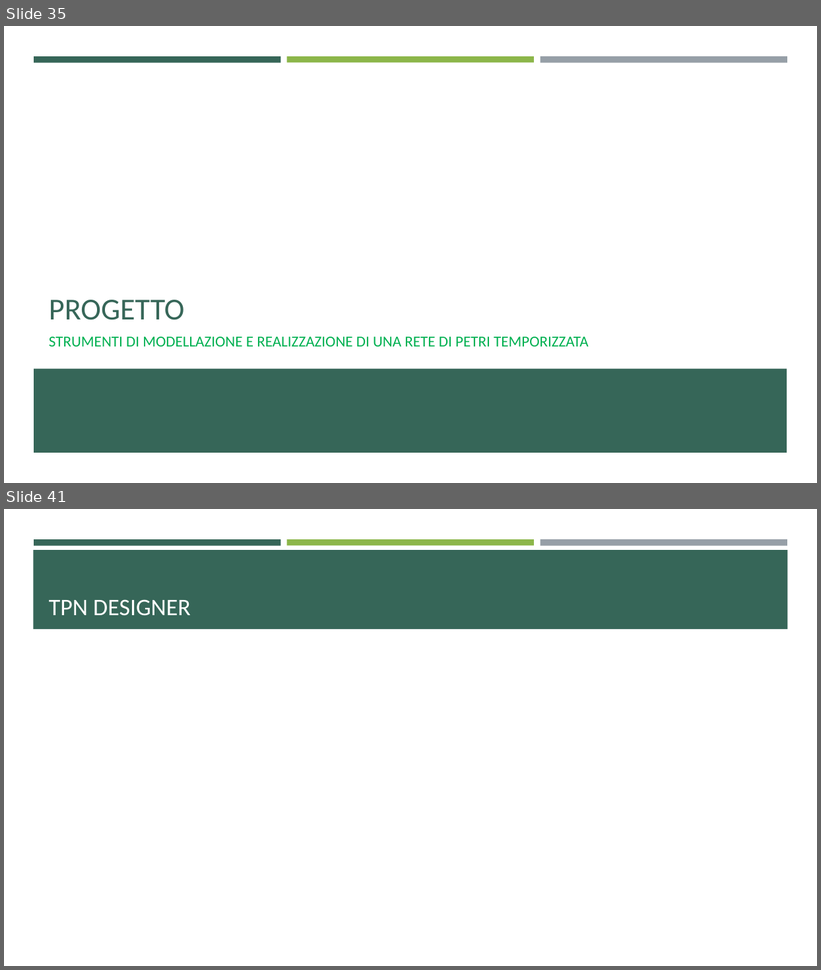
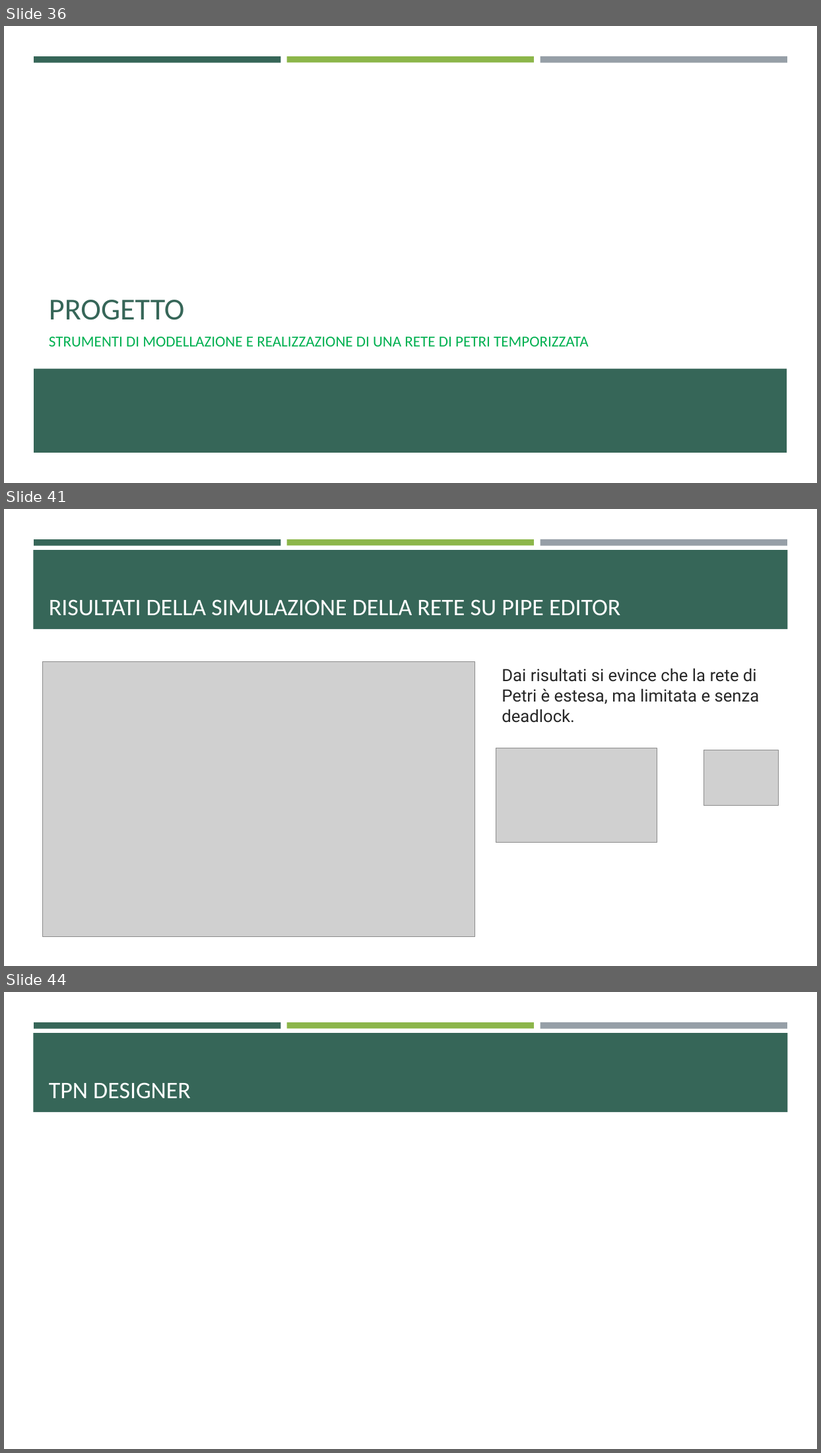
Before and after one commit to ivochan/RecirculatingPalletWarehouse, a slide deck: Reti di Petri.pptx. Shown one above the other, each under a label of ours: slides 35 and 41 before the commit, slides 36, 41 and 44 after it; the slides between them are not shown. The pictures are 821x970 and 821x1453 pixels, drawn with LibreOffice and Linux fonts; fonts in the diff are those of the drawing; grey boxes stand for pictures; background and template pictures are left out. Boxes give left, top, right and bottom in pixels: in the first picture for what was removed or moved away, otherwise in the second. Text is boxed around its words. In the diff, an @@ line names an element or a change of style, - is before the commit and + after.

Commit message:
aggiornamenti dei modelli della rete

```diff
--- a/Reti di Petri.pptx
+++ b/Reti di Petri.pptx
@@ slide 41 added at bbox=[4, 509, 817, 966], background #FFFFFF; not listed: 4 template elements that a slide beside it also shows @@
@@ title added at bbox=[49, 599, 620, 616], 28 pt, text #FFFFFF @@
+RISULTATI DELLA SIMULAZIONE DELLA RETE SU PIPE EDITOR
@@ picture added at bbox=[43, 662, 475, 937] @@
@@ text added at bbox=[502, 668, 760, 723], 20 pt, text #262626 @@
+Dai risultati si evince che la rete di Petri è estesa, ma limitata e senza deadlock.
@@ picture added at bbox=[496, 749, 658, 843] @@
@@ picture added at bbox=[704, 751, 779, 806] @@
@@ what was slide 35 is now slide 36 @@
@@ what was slide 41 is now slide 44 @@
```
Also in this commit, not shown: 9 other slides added, 6 slides removed, 30 other files.
